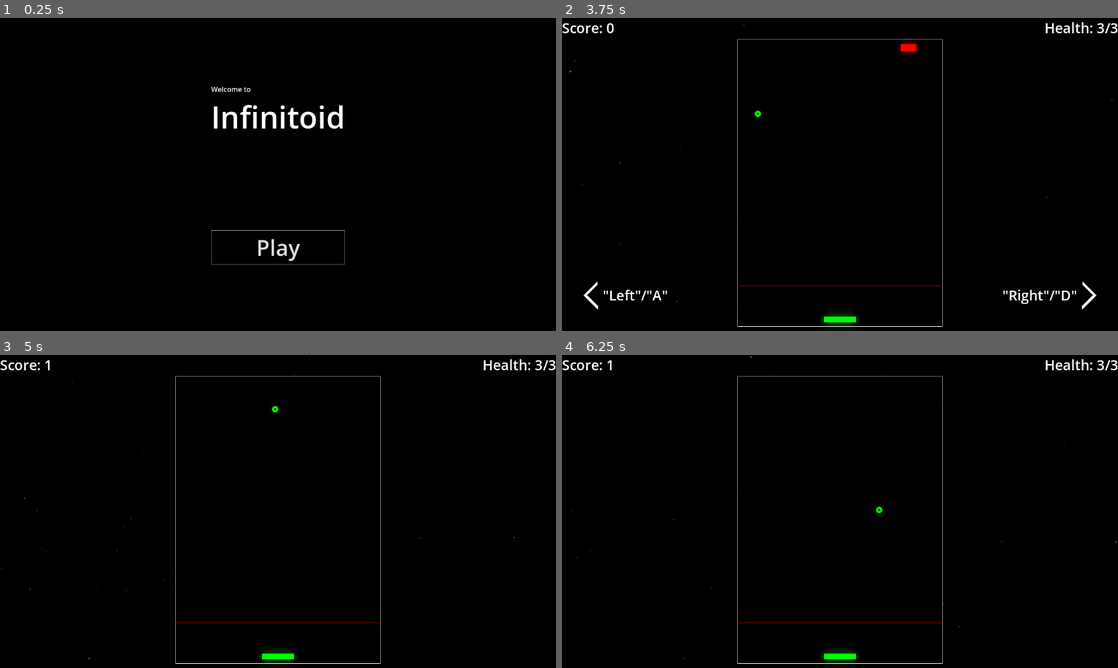
Above: before the commit, frames 1-4 (two rows, left to right).
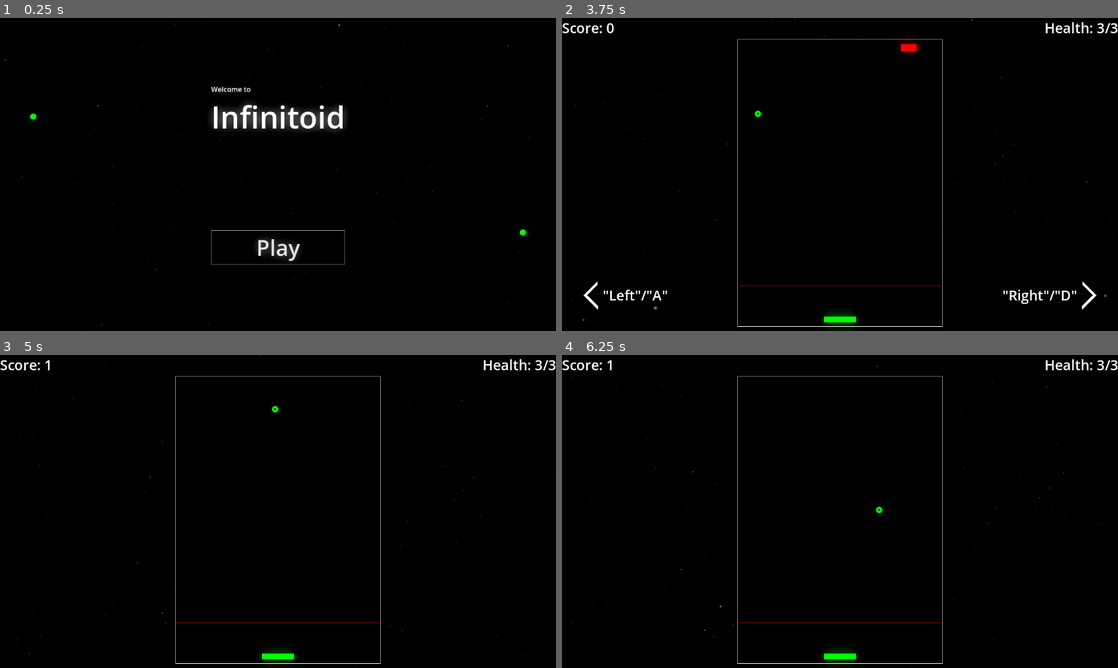
Above: after the commit, the same moments.

Repository: Germenzi/Infinitoid
Game: Godot game, scene res://scenes/main.tscn
Same seed, same stepped clock (60 frames per second), same inputs: the game is played once before the commit and once after it.
Inputs (mouse positions are in pixels of both pictures, inside the frame that each line leads up to):
- Up to frame 1 (0.25 s): no input
- Up to frame 2 (3.75 s): click "Play" at 0.5 s; tap Space at 1.25 s; move the mouse to (962, 158) at 1.27 s; hold Up (ui_up) 1.28-2 s; tap O at 1.35, 2.85 s; click (962, 158) at 1.42 s; drag from (728, 190) to (812, 237) at 2.02 s; move the mouse to (895, 105) at 2.77 s; hold Up (ui_up) 2.78-3.5 s; drag from (812, 237) to (673, 127) at 3.52 s
- Up to frame 3 (5 s): move the mouse to (444, 558) at 4.27 s; hold Down (ui_down) from 4.28 s (still down); tap O at 4.35 s
- Up to frame 4 (6.25 s): release Down (ui_down) at 5 s; tap Space at 5 s; drag from (673, 464) to (756, 433) at 5.02 s; move the mouse to (867, 511) at 5.77 s; hold Down (ui_down) from 5.78 s (still down); tap O at 5.85 s; click (867, 511) at 5.92 s

The runs differ from the first frame. In frame 1, 1.2% of the frame differs, in the area x 0-96%, y 0-100%; in frame 2, less than 0.1%; in frame 3, less than 0.1%; in frame 4, less than 0.1%.

Commit message:
visual menu improvements

Diff:
--- a/scenes/arcanoid_game.tscn
+++ b/scenes/arcanoid_game.tscn
@@ -84,9 +84,13 @@
 	var diff : Vector2 = viewport_center - playing_area_center
 	position += diff
 
-	var available_height : float = max(1.0, get_tree().root.size.y - 60.0)
-	var factor : float = available_height /  GlobalSettings.game_config.playing_area_size.y
-	set_window_scale(factor)
+	var available_height : float = get_tree().root.size.y - 60.0
+	var height_factor : float = available_height /  GlobalSettings.game_config.playing_area_size.y
+
+	var available_width : float = get_tree().root.size.x - 40.0
+	var width_factor : float = available_width / GlobalSettings.game_config.playing_area_size.x
+
+	set_window_scale(min(height_factor, width_factor))
 "
 
 [sub_resource type="GDScript" id="GDScript_ypwq7"]
--- a/scenes/main.tscn
+++ b/scenes/main.tscn
@@ -1,6 +1,8 @@
 [gd_scene format=3 uid="uid://b1xl420g0lc32"]
 
 [ext_resource type="PackedScene" uid="uid://cuuhm46xdebyh" path="res://scenes/main_menu_ui.tscn" id="1_l2h6o"]
+[ext_resource type="Script" uid="uid://dqbux4m7nsqtc" path="res://stars_journey.gd" id="2_sugp2"]
+[ext_resource type="Texture2D" uid="uid://dkaydg81577ks" path="res://circle-big-alpha.png" id="3_jyhfs"]
 
 [sub_resource type="GDScript" id="GDScript_o8j6b"]
 resource_name = "main"
@@ -11,10 +13,95 @@
 	get_tree().change_scene_to_file(ScenesNamespace.GAME_SCENE_PATH)
 "
 
+[sub_resource type="GDScript" id="GDScript_o5qli"]
+resource_name = "dfhgkdfjg"
+script/source = "extends Control
+
+
+@export
+var ball_count : int = 1
+
+@export
+var time_scale : float = 1.0
+
+var _time : float = 0.0
+
+
+@warning_ignore(\"unused_parameter\")
+func _process(delta: float) -> void:
+	_time += delta * time_scale
+	queue_redraw()
+
+
+func _draw() -> void:
+	var center : Vector2 = size / 2
+
+	var phase_delta : float = 2 * PI / ball_count
+
+	for i:int in range(ball_count):
+		var pos : Vector2 = center + Vector2(size.x * cos(_time + phase_delta * i) / 2,
+			sin(2 * _time + phase_delta * i) * size.x / 5)
+		draw_circle(pos, 7.0, Color.GREEN)
+"
+
+[sub_resource type="Environment" id="Environment_o5qli"]
+background_mode = 3
+glow_enabled = true
+glow_levels/1 = 5.99
+glow_levels/2 = 2.71
+glow_levels/3 = 2.22
+glow_normalized = true
+glow_intensity = 1.75
+glow_strength = 0.64
+glow_bloom = 0.39
+glow_blend_mode = 0
+
 [node name="Main" type="Node" unique_id=556780036]
 script = SubResource("GDScript_o8j6b")
+
+[node name="MarginContainer" type="MarginContainer" parent="." unique_id=979415140]
+anchors_preset = 15
+anchor_right = 1.0
+anchor_bottom = 1.0
+grow_horizontal = 2
+grow_vertical = 2
+theme_override_constants/margin_left = 50
+theme_override_constants/margin_top = 50
+theme_override_constants/margin_right = 50
+theme_override_constants/margin_bottom = 50
+
+[node name="InfiniteBall" type="Control" parent="MarginContainer" unique_id=1372266985]
+layout_mode = 2
+script = SubResource("GDScript_o5qli")
+ball_count = 2
+time_scale = 1.2
 
 [node name="MainMenuUI" parent="." unique_id=858781240 instance=ExtResource("1_l2h6o")]
 mouse_filter = 1
 
+[node name="WorldEnvironment" type="WorldEnvironment" parent="." unique_id=205694302]
+environment = SubResource("Environment_o5qli")
+
+[node name="StarsBG" type="CanvasLayer" parent="." unique_id=1242913213]
+layer = -1
+
+[node name="StarsJourneyBackground" type="Control" parent="StarsBG" unique_id=2123105668]
+self_modulate = Color(1, 1, 1, 0.5803922)
+layout_mode = 3
+anchors_preset = 15
+anchor_right = 1.0
+anchor_bottom = 1.0
+grow_horizontal = 2
+grow_vertical = 2
+script = ExtResource("2_sugp2")
+star_count = 300
+star_size = 200.0
+texture = ExtResource("3_jyhfs")
+viewer_nearing_factor = 1.0
+star_spawn_distance = 200.0
+flying_speed_factor = 5.0
+star_min_radius_factor = 6.0
+star_max_radius_factor = 150.0
+star_radius_distribution_power = 0.5
+
 [connection signal="play_infinite_button_pressed" from="MainMenuUI" to="." method="_on_main_menu_ui_play_infinite_button_pressed"]
